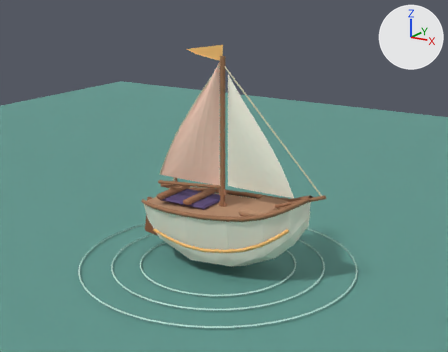
Two versions of the Blender file Assets3D/source/landfall_boat.blend, one commit apart.
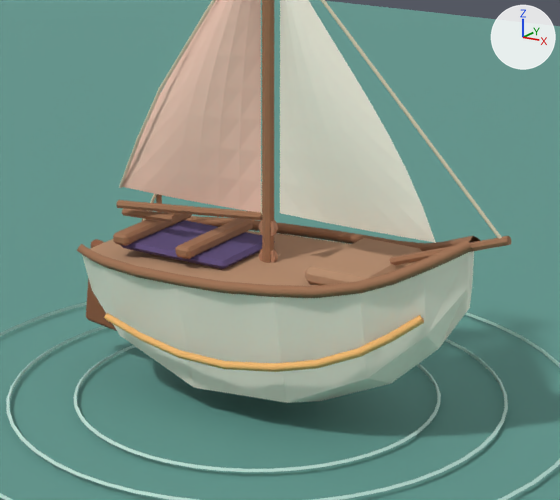
Old and new are each drawn from the file's camera 'PREVIEW_Camera' and again close up on the part from 24% to 77% of the width and 27% to 87% of the height. Arrows for +X, +Y and +Z are at upper right; the lights stay in place. The last two pictures show the newer version.

The scene before the commit, as lines of its bpy script (objects in view):
```python
mat_lf_boatcockpit = principled_material('LF_BoatCockpit')
mat_lf_boatcockpit.base_color = (0.102, 0.0667, 0.188)  # dark purple #5a4978
mat_lf_boatcockpit.roughness = 0.9
me_cockpit_bench__0_3_mesh = bpy.data.meshes.new('Cockpit_Bench_-0.3_Mesh')
me_cockpit_bench__0_3_mesh.from_pydata(...)  # a box spanning x -0.055..0.055, y -0.035..0.035, z -0.35..0.35
me_cockpit_bench__0_3_mesh.materials.append(mat_lf_boatwood)  # brown #a07151
me_cockpit_recess_mesh = bpy.data.meshes.new('Cockpit_Recess_Mesh')
me_cockpit_recess_mesh.from_pydata(...)  # a box spanning x -0.39..0.39, y -0.025..0.025, z -0.29..0.29
me_cockpit_recess_mesh.materials.append(mat_lf_boatcockpit)  # dark purple #5a4978
me_hull_mesh = bpy.data.meshes.new('Hull_Mesh')
me_hull_mesh.from_pydata(...)  # 35 vertices, 26 faces; spans x -1.08..1.4, y -0.34..0.82, z -0.57..0.57
me_hull_mesh.materials.append(mat_lf_boathull)  # pale yellow #f6f0df
ob_cockpit_bench__0_3 = bpy.data.objects.new('Cockpit_Bench_-0.3', me_cockpit_bench__0_3_mesh)
ob_cockpit_bench__0_3.parent = ob_landfall_boat
ob_cockpit_bench__0_3.location = (-0.3, 0.59, 0.0)
_m = ob_cockpit_bench__0_3.modifiers.new('Soft worn edge', 'BEVEL')
_m.width = 0.018
_m.width_pct = 0.018
ob_cockpit_recess = bpy.data.objects.new('Cockpit_Recess', me_cockpit_recess_mesh)
ob_cockpit_recess.parent = ob_landfall_boat
ob_cockpit_recess.location = (-0.43, 0.535, 0.0)
_m = ob_cockpit_recess.modifiers.new('Soft worn edge', 'BEVEL')
_m.width = 0.04
_m.width_pct = 0.04
ob_hull = bpy.data.objects.new('Hull', me_hull_mesh)
ob_hull.parent = ob_landfall_boat
ob_hull.location = (0.0, 0.0, 0.0)
# also in view: 'PREVIEW_Sea' at (0.0, 0.0, -0.37); 'Deck_Shell' at (0.07, 0.0, 0.59); 'Main_Leech' at (-0.46, -0.04, 1.66); 'Gunwale_Port' at (0.16, 0.31, 0.66); 'Rudder' at (-1.1, 0.0, 0.12)
```
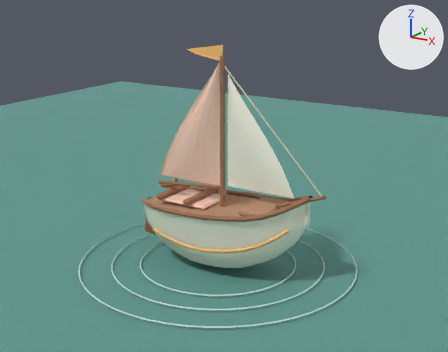
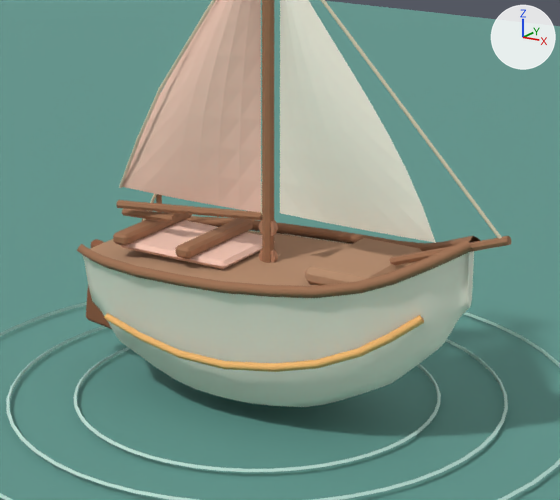
Commit message: Smooth the Harbor Sloop hull

Pixel boxes [x1, y1, x2, y2] of what changed, in the close-ups (560 x 500 px):
```json
{"object": "Hull", "change": "reshaped", "before": [82, 231, 474, 403], "after": [82, 231, 474, 407]}
{"object": "Cockpit_Recess", "change": "recoloured", "before": [121, 220, 262, 269], "after": [121, 220, 262, 269], "on screen": "dark purple to beige"}
{"part": 1, "of": "me_hull_mesh", "change": "built on", "before": [82, 231, 472, 403], "after": [83, 231, 473, 407]}
```

Scene script edits in JSON lines:
```json
{"op": "set", "path": "mat_lf_boatcockpit.base_color", "old": "(0.102, 0.0667, 0.188)", "new": "(0.941, 0.6, 0.482)", "note": "dark purple #5a4978 -> beige #f8cbb8"}
{"block": "me_hull_mesh", "where": "# used by ob_hull; parent = ob_landfall_boat; location = (0.0, 0.0, 0.0)"}
{"op": "remove", "block": "me_hull_mesh", "code": "me_hull_mesh.from_pydata(...)  # 35 vertices, 26 faces; spans x -1.08..1.4, y -0.34..0.82, z -0.57..0.57"}
{"op": "add", "block": "me_hull_mesh", "code": "me_hull_mesh.from_pydata(...)  # 325 vertices, 290 faces; spans x -1.08..1.4, y -0.35..0.82, z -0.57..0.57"}
{"block": "me_hull_mesh", "change": "me_hull_mesh part 1: 14 vertices removed from x -1.08..1.4, y -0.21..0.61, z -0.41..0.41; 304 vertices added at x -1.08..1.4, y -0.35..0.8, z -0.57..0.57"}
{"block": "me_hull_mesh", "change": "me_hull_mesh part 2: the surface is now shaded smooth"}
```
